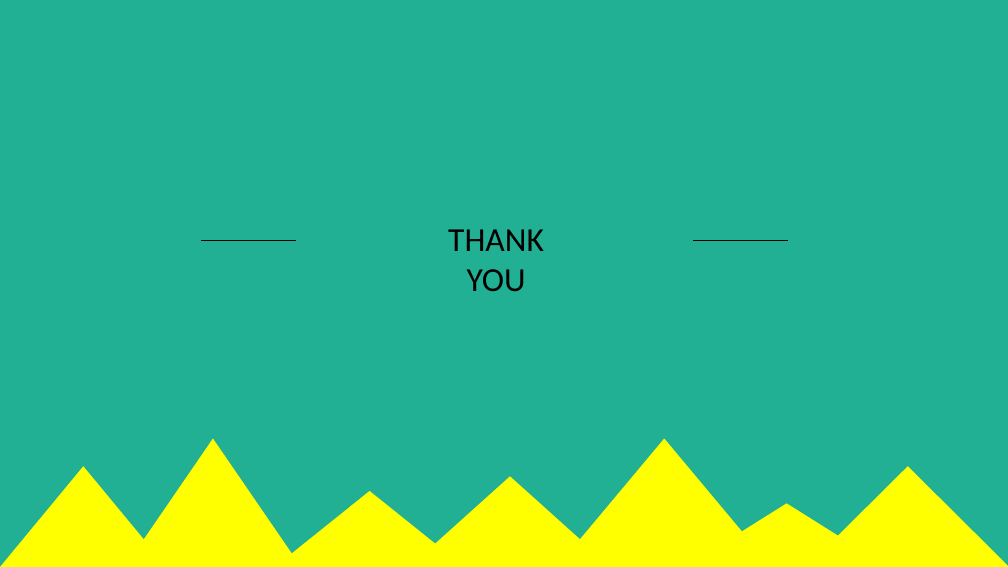
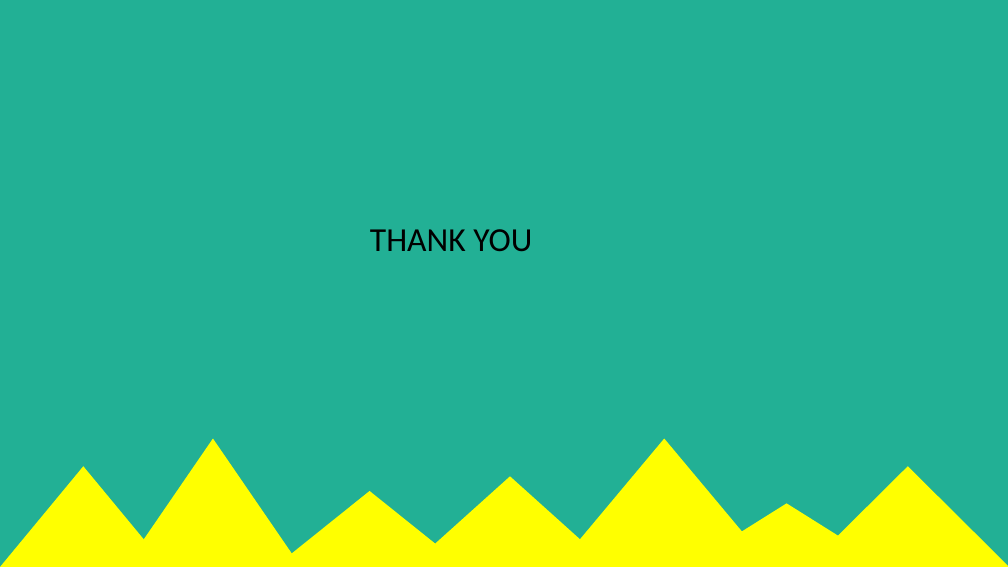
Before and after one commit to 1991lin/Documents, a slide deck: slide 18 of ELK.pptx. Drawn at 1008x567 pixels with LibreOffice and Linux fonts; fonts in the diff are those of the drawing. Boxes give left, top, right and bottom in pixels: in the first picture for what was removed or moved away, otherwise in the second. Text is boxed around its words. In the diff, an @@ line names an element or a change of style, - is before the commit and + after.

```diff
--- a/ELK.pptx
+++ b/ELK.pptx
@@ text at [370, 229, 532, 252]: text changed @@
-THANK
-YOU
+THANK YOU
@@ line removed from (296, 240) to (202, 240) @@
@@ line removed from (788, 241) to (693, 241) @@
```
Also in this commit, not shown: 16 other slides changed.
